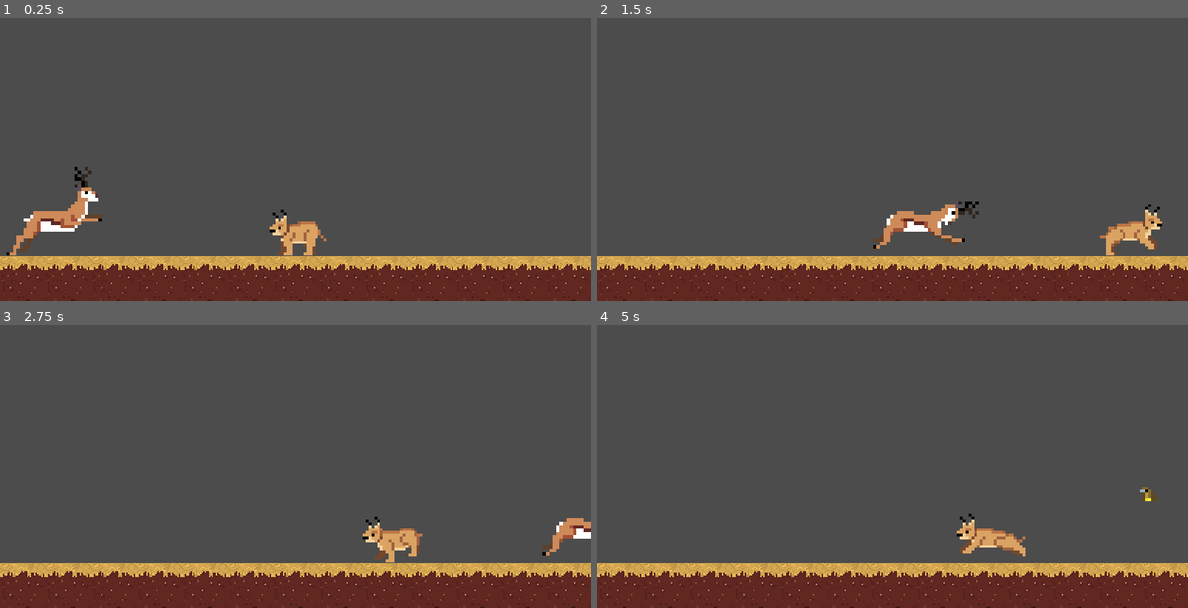
Above: before the commit, frames 1-4 (two rows, left to right).
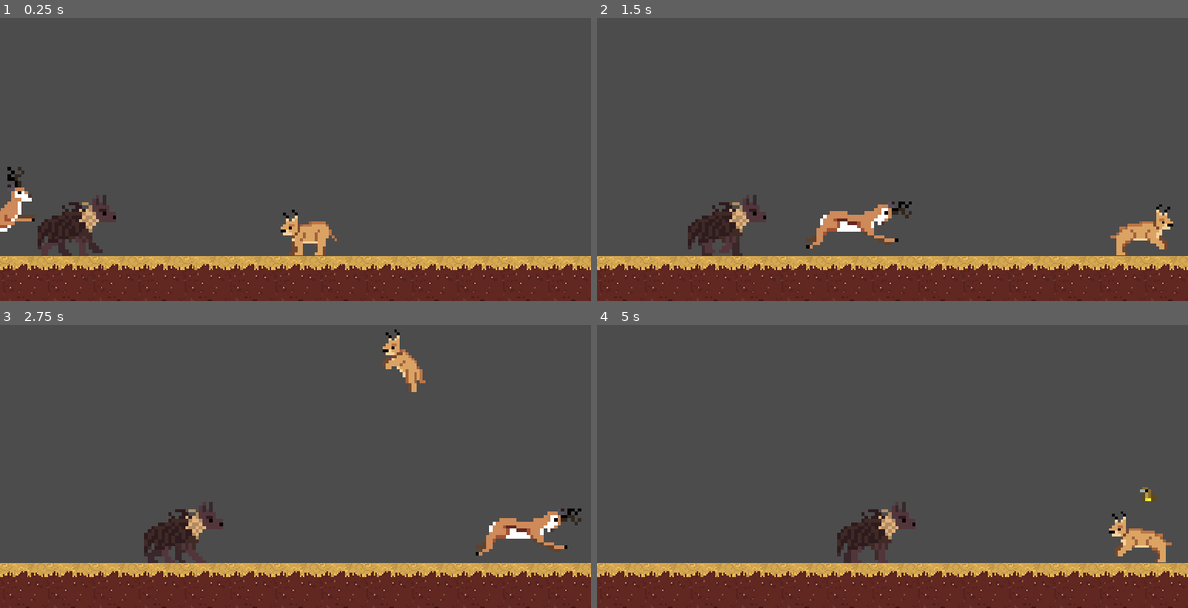
Above: after the commit, the same moments.

Repository: JoshuaW13/Floppa
Game: Godot game, scene res://World.tscn
Two runs of this game, one before a commit and one after it. Both use one fixed random seed, a clock stepped at 60 frames per second and the inputs below.
Inputs (mouse positions are in pixels of both pictures, inside the frame that each line leads up to):
- Up to frame 1 (0.25 s): no input
- Up to frame 2 (1.5 s): move the mouse to (1022, 125) at 0.52 s; hold D (MoveRight) from 0.53 s (still down); tap W (jump) at 0.6, 0.77, 1.07 s; move the mouse to (774, 159) at 1.27 s; click (774, 159) at 1.35 s
- Up to frame 3 (2.75 s): tap W (jump) at 1.52, 1.55, 1.82, 2.1 s; move the mouse to (354, 378) at 2.02 s; release D (MoveRight) at 2.03 s; hold A (MoveLeft) from 2.03 s (still down)
- Up to frame 4 (5 s): move the mouse to (862, 511) at 2.77 s; release A (MoveLeft) at 2.78 s; hold D (MoveRight) 2.78-4.28 s; click (862, 511) at 2.85 s; tap W (jump) at 3.02, 3.05, 3.32, 3.6, 3.77, 4.07, 4.52, 4.55, 4.82 s; move the mouse to (1069, 497) at 3.52 s; move the mouse to (715, 401) at 4.27 s; hold A (MoveLeft) from 4.28 s (still down); click (715, 401) at 4.35 s

The runs differ from the first frame. In frame 1, 3.3% of the frame differs, in the area x 0-57%, y 52-85%; in frame 2, 4.1%, in the area x 15-98%, y 62-85%; in frame 3, 4.1%; in frame 4, 2.7%.

Commit message:
Finished springbok

Diff:
--- a/Actors/Ennemies/BrownHyena/brownHyena.tscn
+++ b/Actors/Ennemies/BrownHyena/brownHyena.tscn
@@ -323,7 +323,6 @@
 script = ExtResource( 2 )
 
 [node name="Sprite" type="Sprite" parent="."]
-modulate = Color( 1, 0, 0, 1 )
 scale = Vector2( 0.8, 0.8 )
 texture = ExtResource( 1 )
 vframes = 2
--- a/Actors/Ennemies/Springbok/springbok.gd
+++ b/Actors/Ennemies/Springbok/springbok.gd
@@ -2,6 +2,7 @@
 
 #signals
 signal killed()
+signal hit();
 #fields
 enum states{
 	RUN,
@@ -70,3 +71,11 @@
 		velocity.x = 0
 		yield(get_tree().create_timer(1), "timeout")
 		queue_free()
+
+
+func _on_Hitbox_area_entered(area: Area2D) -> void:
+	get_tree().call_group("Player","set_knock")
+
+
+func _on_VisibilityNotifier2D2_screen_exited() -> void:
+	queue_free()
--- a/Actors/Ennemies/Springbok/springbok.tscn
+++ b/Actors/Ennemies/Springbok/springbok.tscn
@@ -22,6 +22,18 @@
 "update": 1,
 "values": [ 20, 21, 22, 23, 24, 25, 26, 27 ]
 }
+tracks/1/type = "value"
+tracks/1/path = NodePath("Hitbox/CollisionShape2D:disabled")
+tracks/1/interp = 1
+tracks/1/loop_wrap = true
+tracks/1/imported = false
+tracks/1/enabled = true
+tracks/1/keys = {
+"times": PoolRealArray( 0 ),
+"transitions": PoolRealArray( 1 ),
+"update": 1,
+"values": [ true ]
+}
 
 [sub_resource type="Animation" id=3]
 resource_name = "DeathRight"
@@ -37,6 +49,18 @@
 "transitions": PoolRealArray( 1, 1, 1, 1, 1, 1, 1, 1 ),
 "update": 1,
 "values": [ 12, 13, 14, 15, 16, 17, 18, 19 ]
+}
+tracks/1/type = "value"
+tracks/1/path = NodePath("Hitbox/CollisionShape2D:disabled")
+tracks/1/interp = 1
+tracks/1/loop_wrap = true
+tracks/1/imported = false
+tracks/1/enabled = true
+tracks/1/keys = {
+"times": PoolRealArray( 0 ),
+"transitions": PoolRealArray( 1 ),
+"update": 1,
+"values": [ true ]
 }
 
 [sub_resource type="Animation" id=4]
@@ -55,6 +79,30 @@
 "update": 1,
 "values": [ 6, 7, 8, 9, 10, 11 ]
 }
+tracks/1/type = "value"
+tracks/1/path = NodePath("Hitbox:rotation_degrees")
+tracks/1/interp = 1
+tracks/1/loop_wrap = true
+tracks/1/imported = false
+tracks/1/enabled = true
+tracks/1/keys = {
+"times": PoolRealArray( 0, 0.1, 0.2, 0.3, 0.4, 0.5 ),
+"transitions": PoolRealArray( 1, 1, 1, 1, 1, 1 ),
+"update": 0,
+"values": [ 0.0, 0.0, 0.0, -90.0, -90.0, 0.0 ]
+}
+tracks/2/type = "value"
+tracks/2/path = NodePath("Hitbox:position")
+tracks/2/interp = 1
+tracks/2/loop_wrap = true
+tracks/2/imported = false
+tracks/2/enabled = true
+tracks/2/keys = {
+"times": PoolRealArray( 0, 0.1, 0.2, 0.3, 0.4, 0.5 ),
+"transitions": PoolRealArray( 1, 1, 1, 1, 1, 1 ),
+"update": 0,
+"values": [ Vector2( -11.1244, -15.4946 ), Vector2( -15.0973, -20.3947 ), Vector2( -16.9514, -24.712 ), Vector2( -33.1082, -3.33731 ), Vector2( -33.0641, -2.35731 ), Vector2( -17.5915, -24.8179 ) ]
+}
 
 [sub_resource type="Animation" id=5]
 length = 0.6
@@ -71,8 +119,32 @@
 "update": 1,
 "values": [ 0, 1, 2, 3, 4, 5 ]
 }
-
-[sub_resource type="Animation" id=8]
+tracks/1/type = "value"
+tracks/1/path = NodePath("Hitbox:position")
+tracks/1/interp = 1
+tracks/1/loop_wrap = true
+tracks/1/imported = false
+tracks/1/enabled = true
+tracks/1/keys = {
+"times": PoolRealArray( 0, 0.1, 0.2, 0.3, 0.4, 0.5 ),
+"transitions": PoolRealArray( 1, 1, 1, 1, 1, 1 ),
+"update": 0,
+"values": [ Vector2( 9.68967, -15.68 ), Vector2( 12.3383, -20.8449 ), Vector2( 14.7221, -25.5066 ), Vector2( 31.4749, -2.78771 ), Vector2( 31.3645, -2.71487 ), Vector2( 15.0973, -22.838 ) ]
+}
+tracks/2/type = "value"
+tracks/2/path = NodePath("Hitbox:rotation_degrees")
+tracks/2/interp = 1
+tracks/2/loop_wrap = true
+tracks/2/imported = false
+tracks/2/enabled = true
+tracks/2/keys = {
+"times": PoolRealArray( 0, 0.1, 0.2, 0.3, 0.4, 0.5 ),
+"transitions": PoolRealArray( 1, 1, 1, 1, 1, 1 ),
+"update": 0,
+"values": [ 0.0, 0.0, 0.0, 90.0, 90.0, 0.0 ]
+}
+
+[sub_resource type="Animation" id=6]
 resource_name = "Damage"
 length = 0.3
 step = 0.05
@@ -106,8 +178,12 @@
 "values": [ Color( 1, 1, 1, 1 ) ]
 }
 
-[sub_resource type="CapsuleShape2D" id=6]
+[sub_resource type="CapsuleShape2D" id=8]
 height = 37.25
+
+[sub_resource type="CapsuleShape2D" id=9]
+radius = 8.44797
+height = 13.4949
 
 [node name="springbok" type="KinematicBody2D"]
 collision_layer = 0
@@ -115,11 +191,12 @@
 script = ExtResource( 2 )
 
 [node name="Sprite" type="Sprite" parent="."]
+modulate = Color( 1, 0, 0, 1 )
 scale = Vector2( 1.2, 1.2 )
 texture = ExtResource( 1 )
 vframes = 4
 hframes = 7
-frame = 15
+frame = 3
 
 [node name="footCollider" type="CollisionShape2D" parent="."]
 position = Vector2( 0, 24.722 )
@@ -145,12 +222,28 @@
 [node name="CollisionShape2D" type="CollisionShape2D" parent="HurtBox"]
 modulate = Color( 0.0313726, 0.952941, 0.976471, 1 )
 rotation = -1.5708
-shape = SubResource( 6 )
+shape = SubResource( 8 )
 
 [node name="VisibilityNotifier2D" type="VisibilityNotifier2D" parent="."]
 position = Vector2( 6.0625, -0.125 )
 scale = Vector2( 3.21875, 1 )
+
+[node name="Hitbox" type="Area2D" parent="."]
+position = Vector2( 31.4749, -2.78771 )
+rotation = 1.5708
+collision_layer = 32
+collision_mask = 64
+
+[node name="CollisionShape2D" type="CollisionShape2D" parent="Hitbox"]
+modulate = Color( 1, 0.00392157, 0.00392157, 1 )
+position = Vector2( 0.794598, -0.397297 )
+rotation = -1.5708
+shape = SubResource( 9 )
+
+[node name="VisibilityNotifier2D2" type="VisibilityNotifier2D" parent="."]
 [connection signal="killed" from="." to="." method="_on_springbok_killed"]
 [connection signal="animation_finished" from="AnimationPlayer" to="." method="_on_AnimationPlayer_animation_finished"]
 [connection signal="area_entered" from="HurtBox" to="." method="_on_HurtBox_area_entered"]
 [connection signal="screen_exited" from="VisibilityNotifier2D" to="." method="_on_VisibilityNotifier2D_screen_exited"]
+[connection signal="area_entered" from="Hitbox" to="." method="_on_Hitbox_area_entered"]
+[connection signal="screen_exited" from="VisibilityNotifier2D2" to="." method="_on_VisibilityNotifier2D2_screen_exited"]
--- a/Actors/Player/PLayer.gd
+++ b/Actors/Player/PLayer.gd
@@ -13,6 +13,7 @@
 onready var damageStatesAnimations = $DamageStateAnimations;
 onready var hurtbox = $HurtBox/CollisionShape2D
 var facing = "left";
+var knock = false;
 var attacked = 0;
 var animationFree = 1;
 var screen_size = Vector2.ZERO;
@@ -33,6 +34,7 @@
 		damageStatesAnimations.queue("Invincibility");
 
 func kill():
+	print("Player died!");
 	pass
 
 func _set_health(value):
@@ -44,11 +46,15 @@
 			kill()
 			emit_signal("killed")
 
+func set_knock():
+	if damageStatesAnimations.current_animation != "Invincibility":
+		knock = true;
+
 #calculatte player direction based on input
 func get_direction() -> Vector2:
 	return Vector2(
 		Input.get_action_strength("MoveRight") - Input.get_action_strength("MoveLeft"),
-		-1.0 if Input.is_action_just_pressed("jump") and is_on_floor() else 1.0
+		-1.0 if (Input.is_action_just_pressed("jump") and is_on_floor()) or knock else 1.0
 		)
 
 #calculate move velocity based on direction and if jump is interrupted dont allow double jumps
@@ -60,10 +66,17 @@
 		return out;
 	out.x = speed.x*direction.x
 	if direction.y == -1.0:
-		out.y = speed.y*direction.y
+		out.y = jump(speed, direction)
 	if is_jump_interrupted:
 		out.y =0.0
+	if knock:
+		speed.y = speed.y/1.1
+		out.y = jump(speed, direction);
+		knock = false;
 	return out
+
+func jump(speed: Vector2, direction: Vector2):
+	return speed.y*direction.y
 
 #Decide animation state
 func _decide_state()-> void:
@@ -138,6 +151,7 @@
 
 
 func _on_HurtBox_area_entered(area: Area2D) -> void:
+	print("Entered!")
 	if(area.name == "biteHitbox"):
 		damage(3)
 	else:
--- a/Actors/Player/PLayer.tscn
+++ b/Actors/Player/PLayer.tscn
@@ -814,7 +814,9 @@
 radius = 2.97572
 height = 23.4348
 
-[node name="PLayer" type="KinematicBody2D"]
+[node name="PLayer" type="KinematicBody2D" groups=[
+"Player",
+]]
 collision_mask = 2147483656
 script = ExtResource( 2 )
 
--- a/World.tscn
+++ b/World.tscn
@@ -1,8 +1,9 @@
-[gd_scene load_steps=9 format=2]
+[gd_scene load_steps=10 format=2]
 
 [ext_resource path="res://Actors/Player/PLayer.tscn" type="PackedScene" id=1]
 [ext_resource path="res://WorldArt/Grass Tile 1.png" type="Texture" id=2]
 [ext_resource path="res://PreySpawner.gd" type="Script" id=3]
+[ext_resource path="res://Actors/Ennemies/BrownHyena/brownHyena.tscn" type="PackedScene" id=4]
 [ext_resource path="res://Actors/Ennemies/Springbok/springbok.tscn" type="PackedScene" id=5]
 
 [sub_resource type="ConvexPolygonShape2D" id=1]
@@ -44,7 +45,7 @@
 [node name="World" type="Node"]
 
 [node name="PLayer" parent="." instance=ExtResource( 1 )]
-position = Vector2( 210.789, 171.051 )
+position = Vector2( 218.357, 173.574 )
 
 [node name="Ground" type="TileMap" parent="."]
 tile_set = SubResource( 2 )
@@ -77,5 +78,8 @@
 autostart = true
 
 [node name="springbok" parent="." instance=ExtResource( 5 )]
-position = Vector2( 5.3457, 159.045 )
+position = Vector2( -41.7444, 158.204 )
+
+[node name="brownhyena" parent="." instance=ExtResource( 4 )]
+position = Vector2( 47.931, 163.974 )
 [connection signal="timeout" from="PreySpawner/Timer" to="PreySpawner" method="_on_Timer_timeout"]
Not shown: 2 places in Actors/Ennemies/Springbok/springbok.tscn that only renumber resources
